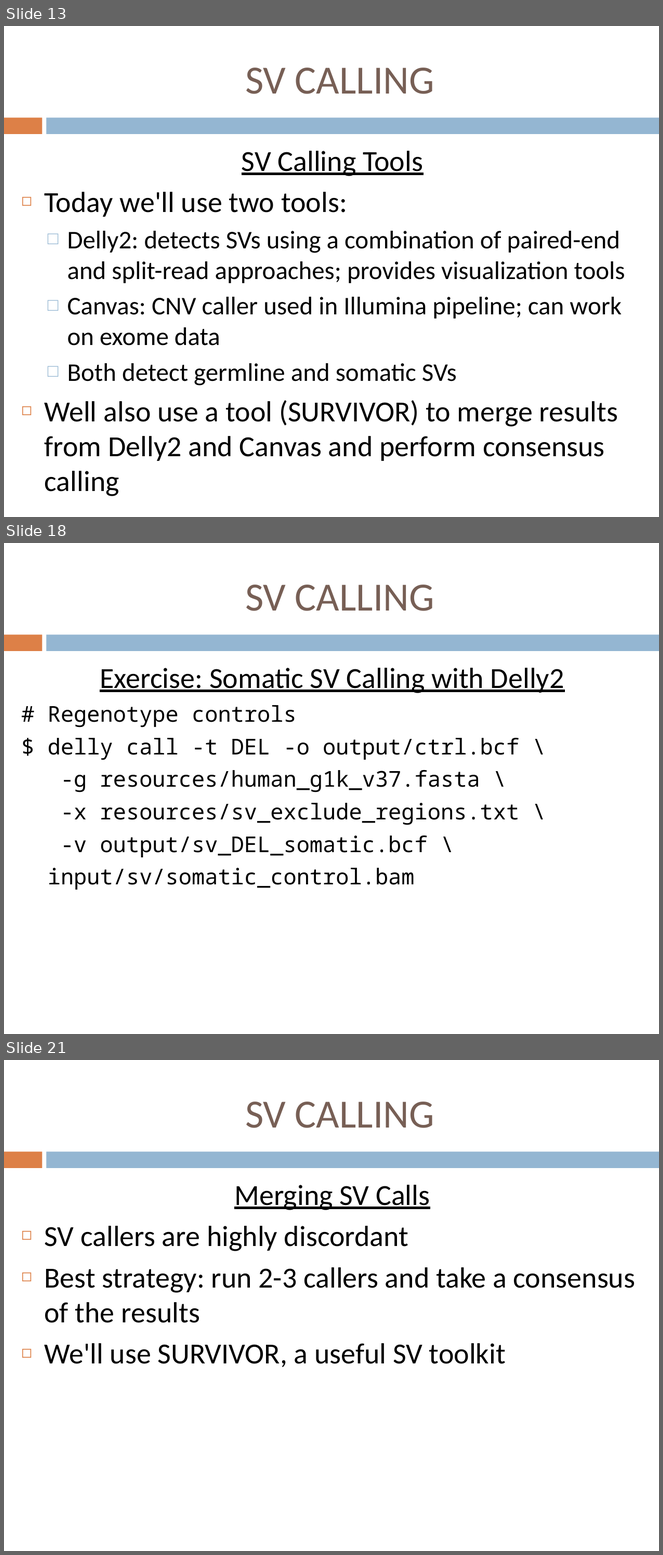
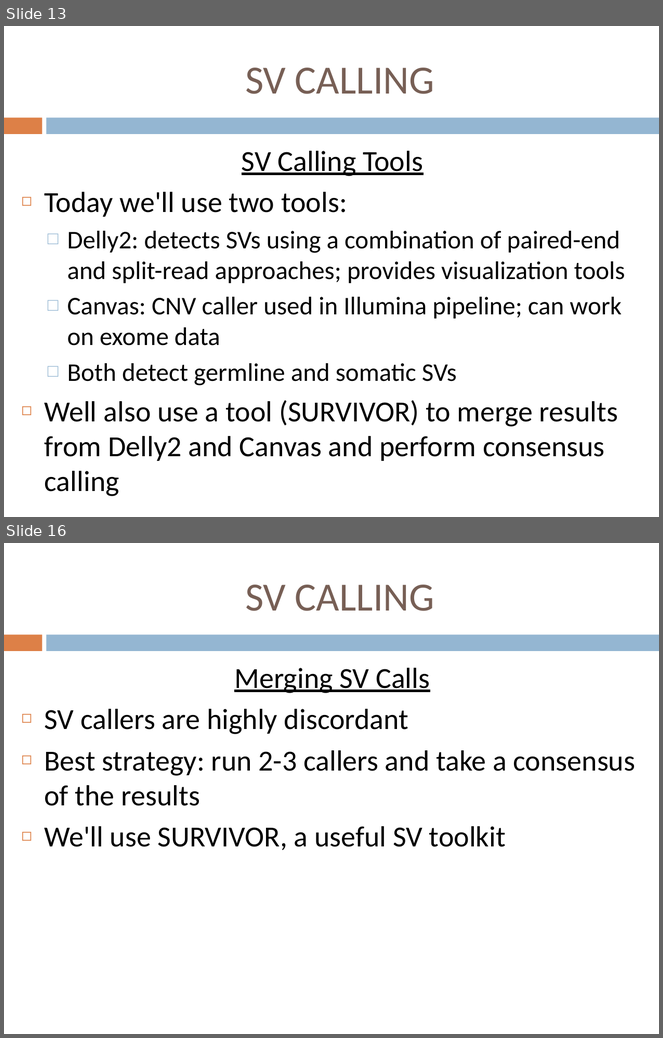
Before and after one commit to jdidion/OpenBioinformaticsWorkshops, a slide deck: development/AdvancedDNASeq/slides/Part4_SVs.pptx. Shown one above the other, each under a label of ours: slides 13, 18 and 21 before the commit, slides 13 and 16 after it; the slides between them are not shown. The pictures are 663x1555 and 663x1038 pixels, drawn with LibreOffice and Linux fonts; fonts in the diff are those of the drawing. Boxes give left, top, right and bottom in pixels: in the first picture for what was removed or moved away, otherwise in the second. Text is boxed around its words. In the diff, an @@ line names an element or a change of style, - is before the commit and + after.

```diff
--- a/development/AdvancedDNASeq/slides/Part4_SVs.pptx
+++ b/development/AdvancedDNASeq/slides/Part4_SVs.pptx
@@ slide 18 removed at bbox=[4, 543, 659, 1034], background #FFFFFF; not listed: 2 template elements that a slide beside it also shows @@
@@ title removed at bbox=[245, 585, 435, 611] @@
-SV CALLING
@@ text removed at bbox=[48, 668, 565, 890] @@
-Exercise: Somatic SV Calling with Delly2
-# Regenotype controls
-$ delly call -t DEL -o output/ctrl.bcf \
--g resources/human_g1k_v37.fasta \
--x resources/sv_exclude_regions.txt \
--v output/sv_DEL_somatic.bcf \
-input/sv/somatic_control.bam
@@ what was slide 21 is now slide 16 @@
```
Also in this commit, not shown: 6 slides changed, 4 other slides removed, 3 other files.
